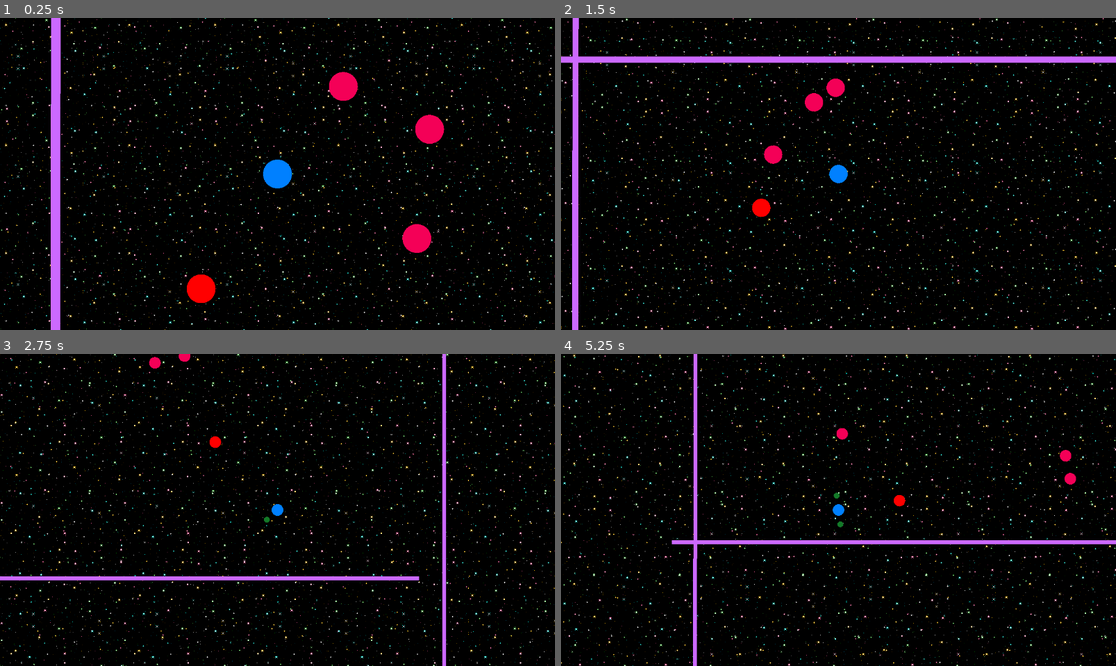
Above: before the commit, frames 1-4 (two rows, left to right).
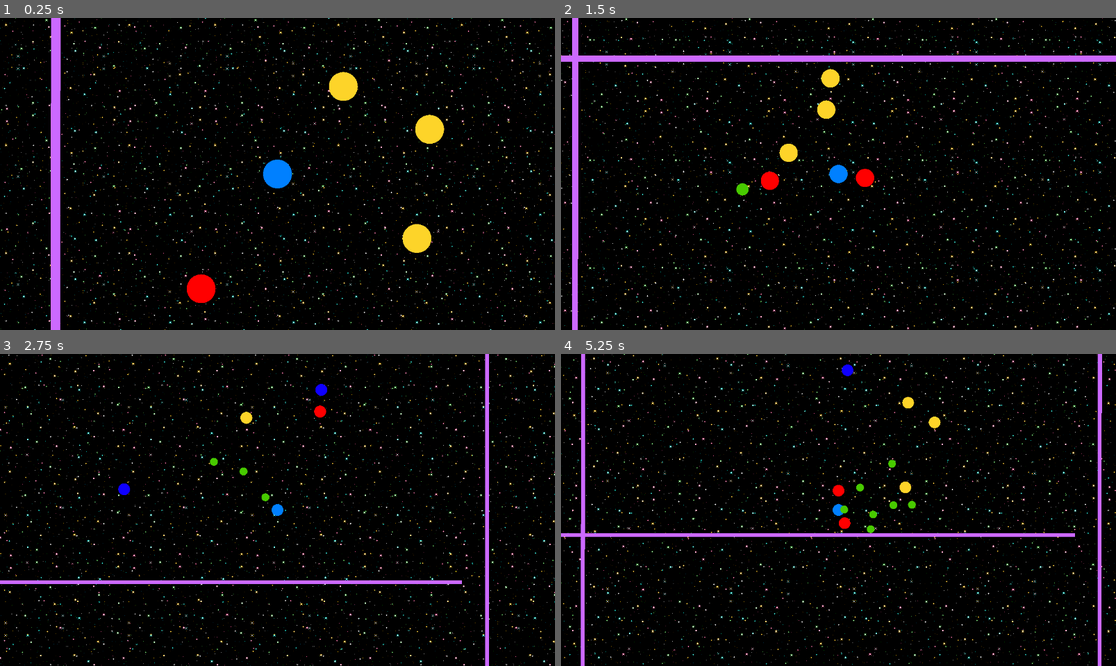
Above: after the commit, the same moments.

Repository: Neshri/godot-testing
Game: Godot game, scene res://main.tscn
Same seed, same stepped clock (60 frames per second), same inputs: the game is played once before the commit and once after it.
Inputs:
- Up to frame 1 (0.25 s): no input
- Up to frame 2 (1.5 s): tap Enter at 0.5 s; hold Right (ui_right) 0.53-1.28 s; tap E at 0.6 s; tap Q at 0.8, 1.35 s; hold Down (ui_down) from 1.28 s (still down)
- Up to frame 3 (2.75 s): tap E at 1.55, 2.1 s; release Down (ui_down) at 2.03 s; hold Right (ui_right) from 2.03 s (still down); tap Q at 2.3 s
- Up to frame 4 (5.25 s): release Right (ui_right) at 2.78 s; hold Up (ui_up) 2.78-3.53 s; tap Q at 2.85, 3.8, 4.35 s; tap E at 3.05, 3.6, 4.55, 5.1 s; hold Left (ui_left) 3.53-5.03 s; hold Down (ui_down) from 5.03 s (still down)

The runs differ from the first frame. In frame 1, 1.2% of the frame differs, in the area x 9-81%, y 17-92%; in frame 2, 7.2%; in frame 3, 10%; in frame 4, 12%, in the area x 0-100%, y 0-100%.

Commit message:
Added and implemented working swinging mass

Diff:
--- a/celestial_body.tscn
+++ b/celestial_body.tscn
@@ -11,6 +11,7 @@
 radius = 30.0167
 
 [node name="CelestialBody" type="RigidBody2D"]
+collision_mask = 15
 mass = 100.0
 physics_material_override = SubResource("PhysicsMaterial_pbhp0")
 script = ExtResource("1_pbhp0")
@@ -20,4 +21,4 @@
 
 [node name="Visuals" type="Node2D" parent="."]
 script = ExtResource("1_vuvvy")
-color = Color(0.955982, 0, 0.340177, 1)
+color = Color(0.989658, 0.831386, 0.160547, 1)
--- /dev/null
+++ b/custom_spring_mass.gd
@@ -0,0 +1,51 @@
+# custom_spring_mass.gd
+extends RigidBody2D
+
+# --- Public Properties ---
+@export var rest_length: float = 100.0
+@export var stiffness: float = 200.0
+@export var damping: float = 25.0
+@export var max_length: float = 150.0
+
+# --- NEW ---
+# The stiffness of the "force field" at the max_length boundary.
+# Make this MUCH higher than the normal stiffness.
+@export var max_length_stiffness: float = 2000.0
+
+# --- Private Variables ---
+var anchor_node: Node2D
+
+
+func _integrate_forces(state: PhysicsDirectBodyState2D):
+	if not is_instance_valid(anchor_node):
+		return
+
+	var anchor_pos = anchor_node.global_position
+	var my_pos = state.transform.origin
+	var offset_vector = my_pos - anchor_pos
+	var current_length = offset_vector.length()
+	var direction = offset_vector.normalized()
+
+	if direction == Vector2.ZERO:
+		return
+
+	# --- NEW: Force-Based Limit ---
+	# This logic now ADDs a force instead of overriding physics.
+	var boundary_force = Vector2.ZERO
+	if current_length > max_length:
+		var penetration_depth = current_length - max_length
+		# Calculate a powerful restoring force based on the penetration.
+		boundary_force = -direction * max_length_stiffness * penetration_depth
+
+	# --- UNCHANGED: Original Spring Logic ---
+	# This code now runs ALL THE TIME, as it should.
+	var displacement = current_length - rest_length
+	var spring_force_magnitude = -stiffness * displacement
+	var spring_force = direction * spring_force_magnitude
+
+	var my_velocity = state.linear_velocity
+	var velocity_along_spring = my_velocity.dot(direction)
+	var damping_force = -damping * velocity_along_spring * direction
+
+	# Apply ALL forces combined. The physics engine will resolve them.
+	state.apply_force(spring_force + damping_force + boundary_force)
--- a/main.tscn
+++ b/main.tscn
@@ -49,3 +49,9 @@
 
 [node name="SeekerEnemy" parent="." instance=ExtResource("5_lquwl")]
 position = Vector2(-167, 252)
+
+[node name="SeekerEnemy2" parent="." instance=ExtResource("5_lquwl")]
+position = Vector2(265, 816)
+
+[node name="SeekerEnemy3" parent="." instance=ExtResource("5_lquwl")]
+position = Vector2(662, 66)
--- a/orbital.gd
+++ b/orbital.gd
@@ -14,14 +14,6 @@
 var _current_velocity: Vector2 = Vector2.ZERO
 var _last_position: Vector2 = Vector2.ZERO
 
-# --- REVISED: MINIMAL PHYSICS PROCESS ---
-func _physics_process(delta: float):
-	# The orbital's ONLY job in physics_process is to calculate its own
-	# velocity so it can apply a correct impulse when it hits something.
-	# It no longer controls its own position.
-	if delta > 0:
-		_current_velocity = (self.global_position - _last_position) / delta
-	_last_position = self.global_position
 
 func _on_body_entered(body: Node2D):
 	# This collision logic is still valid, but needs the belt's velocity.
--- a/orbital_belt.gd
+++ b/orbital_belt.gd
@@ -1,20 +1,19 @@
-# OrbitalBelt.gd (Final Version)
+# OrbitalBelt.gd (Corrected with Global Space Physics)
 extends Node2D
 
-# Your excellent fix is now the standard: directly typed resource.
 @export var spring_parameters: SpringParameters
-
 @export var layers: Array[OrbitalLayer]
 @export var target_body_path: NodePath
 
 @export_group("Visuals")
-# How quickly the belt's orientation adapts to acceleration changes.
+# How quickly the belt's orientation adapts to acceleration.
 @export var effect_smoothing_speed: float = 6.0
 
 # --- PRIVATE STATE VARIABLES ---
 var target_body: RigidBody2D
 var _last_velocity: Vector2 = Vector2.ZERO
 var _smoothed_acceleration: Vector2 = Vector2.ZERO
+# This will now store each orbital's velocity in GLOBAL space.
 var _orbital_velocities: Array[Vector2] = []
 
 
@@ -27,66 +26,99 @@
 	if layers.is_empty():
 		push_error("OrbitalBelt has no layers configured! Disabling."); set_process(false); return
 	if spring_parameters == null:
-		push_error("SpringParameters resource is not assigned! Please create one in the Inspector. Disabling belt.")
+		push_error("SpringParameters resource is not assigned! Disabling belt.")
 		set_process(false); return
 
-	# Use the target's velocity for smoother startup
 	_last_velocity = target_body.linear_velocity
 	_rebalance_all_layers()
 
 
+# In OrbitalBelt.gd
+
 func _physics_process(delta: float):
 	if delta == 0: return
 
-	# --- 1. UPDATE BELT POSITION AND CALCULATE SMOOTHED ACCELERATION ---
-	self.global_position = target_body.global_position
-
+	# --- 1. SETUP: GET ACCELERATION, SET BELT POSITION ---
 	var current_velocity = target_body.linear_velocity
 	var acceleration = (current_velocity - _last_velocity) / delta
 	_last_velocity = current_velocity
 
-	# Lerp (smooth) the acceleration vector for a less jerky reaction
+	# Smooth the acceleration for a less jerky reaction
 	_smoothed_acceleration = _smoothed_acceleration.lerp(acceleration, 1.0 - exp(-delta * effect_smoothing_speed))
 
-	# --- 2. ROTATE THE ENTIRE BELT TO CREATE THE "SWING" EFFECT ---
-	# The belt now points away from the direction of acceleration, creating lag.
-	if _smoothed_acceleration.length_squared() > 0.1:
-		self.global_rotation = (-_smoothed_acceleration).angle()
+	# The belt follows the player but DOES NOT ROTATE. Its local space is stable.
+	self.global_position = target_body.global_position
 
-	# --- 3. UPDATE ORBITALS USING SIMULATED SPRING PHYSICS (WITHIN THE ROTATED BELT) ---
+	# --- 2. THE LOOP: CONSTANT ROTATION ANCHOR + INERTIAL FORCE ---
+	# Replace the for loop in _physics_process with this corrected version.
+
 	var orbital_index = 0
 	for layer_index in range(layers.size()):
 		var layer = layers[layer_index]
 		if layer.active_orbitals.is_empty(): continue
 
-		# Make sure your OrbitalLayer resource has a non-zero base_orbit_speed!
 		var base_speed = layer.base_orbit_speed * (-1.0 if layer_index % 2 != 0 else 1.0)
 
 		for orbital in layer.active_orbitals:
 			if not is_instance_valid(orbital): continue
 
-			# A. Calculate the rotating anchor point for the spring. This happens in the belt's LOCAL space.
+			# A. CONSTANT ROTATION ANCHOR: Unchanged.
 			orbital.current_angle += base_speed * delta
 			var anchor_point_local = Vector2.RIGHT.rotated(orbital.current_angle) * orbital.orbit_distance
 
-			# B. Calculate spring force
+			# --- THE FIX: Scale Spring and Damping forces by mass ---
+			# This ensures they are strong enough to counteract the inertial effect.
+
+			# B. SPRING FORCE: Pulls the orbital toward its anchor.
 			var displacement = orbital.position - anchor_point_local
-			var spring_force = -spring_parameters.stiffness * displacement
+			var spring_force = -spring_parameters.stiffness * displacement * orbital.mass # Multiplied by mass
 
-			# C. Calculate damping force
-			var damping_force = -spring_parameters.damping * _orbital_velocities[orbital_index]
+			# C. DAMPING FORCE: Slows the orbital's oscillation.
+			var damping_force = -spring_parameters.damping * _orbital_velocities[orbital_index] * orbital.mass # Multiplied by mass
 
-			# D. Update velocity and position
-			var total_force = spring_force + damping_force
-			var accel = total_force / orbital.mass
+			# D. INERTIAL FORCE: Pushes the orbital opposite to player acceleration.
+			var inertial_force = -_smoothed_acceleration * orbital.mass
 
-			_orbital_velocities[orbital_index] += accel * delta
+			# E. UPDATE: Combine forces and update local velocity and position.
+			# Because all forces are now proportional to mass, the mass cancels out,
+			# creating a stable system that is easy to tune.
+			var total_force = spring_force + damping_force + inertial_force
+			var local_accel = total_force / orbital.mass
+
+			_orbital_velocities[orbital_index] += local_accel * delta
 			orbital.position += _orbital_velocities[orbital_index] * delta
 
 			orbital_index += 1
 
 
-# --- All functions below this line are correct and do not need changes ---
+# --- Rebalance functions adjusted for global positioning ---
+
+func _rebalance_all_layers():
+	_orbital_velocities.clear()
+	var orbital_index = 0
+	for i in range(layers.size()):
+		var layer = layers[i]
+		var orbital_count = layer.active_orbitals.size()
+		if orbital_count == 0: continue
+
+		var angle_step = TAU / orbital_count
+		for j in range(orbital_count):
+			var orbital = layer.active_orbitals[j]
+			var target_angle = j * angle_step
+
+			_orbital_velocities.append(Vector2.ZERO)
+
+			if orbital.has_method("initialize"):
+				orbital.initialize(self, target_angle, layer.orbit_distance)
+				# Set the orbital's initial GLOBAL position correctly.
+				# We assume the belt starts with no rotation.
+				orbital.global_position = self.global_position + Vector2.RIGHT.rotated(target_angle) * layer.orbit_distance
+			else:
+				push_error("Orbital is missing initialize() method.")
+			orbital_index += 1
+
+
+# --- Other functions remain correct ---
 
 func add_orbital():
 	for i in range(layers.size()):
@@ -97,12 +129,19 @@
 			var new_orbital = layer.orbital_scene.instantiate()
 			add_child(new_orbital)
 			layer.active_orbitals.append(new_orbital)
-			_orbital_velocities.append(Vector2.ZERO)
+			# Rebalance will add the velocity and set the correct position.
 			_rebalance_layer(i)
 			return
 	print("All orbital shells are full.")
 
+func _get_shell_capacity(shell_index: int) -> int:
+	var n = shell_index + 1
+	return 2 * n * n
 
+func _rebalance_layer(layer_index: int):
+	_rebalance_all_layers()
+
+# remove_orbital() does not need to change.
 func remove_orbital():
 	var orbital_to_remove = null
 	var absolute_index = -1
@@ -127,33 +166,3 @@
 			orbital_to_remove.queue_free()
 
 		_rebalance_all_layers()
-
-
-func _get_shell_capacity(shell_index: int) -> int:
-	var n = shell_index + 1
-	return 2 * n * n
-
-
-func _rebalance_all_layers():
-	_orbital_velocities.clear()
-	for i in range(layers.size()):
-		var layer = layers[i]
-		var orbital_count = layer.active_orbitals.size()
-		if orbital_count == 0: continue
-
-		var angle_step = TAU / orbital_count
-		for j in range(orbital_count):
-			var orbital = layer.active_orbitals[j]
-			var target_angle = j * angle_step
-
-			_orbital_velocities.append(Vector2.ZERO)
-
-			if orbital.has_method("initialize"):
-				orbital.initialize(self, target_angle, layer.orbit_distance)
-				orbital.position = Vector2.RIGHT.rotated(target_angle) * layer.orbit_distance
-			else:
-				push_error("Orbital is missing initialize() method.")
-
-
-func _rebalance_layer(layer_index: int):
-	_rebalance_all_layers()
--- a/orbital_belt.tscn
+++ b/orbital_belt.tscn
@@ -7,29 +7,29 @@
 
 [sub_resource type="Resource" id="Resource_ws3wh"]
 script = ExtResource("2_8qjo1")
-stiffness = 20.0
-damping = 1.5
+stiffness = 10.0
+damping = 2.5
 metadata/_custom_type_script = "uid://cqitunurms1dd"
 
 [sub_resource type="Resource" id="Resource_2vg57"]
 script = ExtResource("2_f0x1a")
 orbital_scene = ExtResource("3_2vg57")
 orbit_distance = 75.0
-base_orbit_speed = 5.0
+base_orbit_speed = 3.0
 metadata/_custom_type_script = "uid://c0a72t5yyyat1"
 
 [sub_resource type="Resource" id="Resource_8qjo1"]
 script = ExtResource("2_f0x1a")
 orbital_scene = ExtResource("3_2vg57")
 orbit_distance = 150.0
-base_orbit_speed = 3.5
+base_orbit_speed = 2.0
 metadata/_custom_type_script = "uid://c0a72t5yyyat1"
 
 [sub_resource type="Resource" id="Resource_qiaco"]
 script = ExtResource("2_f0x1a")
 orbital_scene = ExtResource("3_2vg57")
 orbit_distance = 225.0
-base_orbit_speed = 2.5
+base_orbit_speed = 1.0
 metadata/_custom_type_script = "uid://c0a72t5yyyat1"
 
 [node name="OrbitalBelt" type="Node2D"]
--- a/player.gd
+++ b/player.gd
@@ -20,7 +20,7 @@
 
 @onready var camera: Camera2D = $Camera2D
 @onready var speed_label: Label = get_node("/root/Main/CanvasLayer/SpeedometerLabel")
-@onready var orbital_belt: Node = $OrbitalBelt
+#@onready var orbital_belt: Node = $OrbitalBelt
 
 #==============================================================================
 # --- BUILT-IN GODOT FUNCTIONS ---
@@ -35,8 +35,8 @@
 	else:
 		print("DIAGNOSTIC: SpeedometerLabel node found successfully.")
 
-	if not is_instance_valid(orbital_belt):
-		push_error("Player ERROR: Child node 'OrbitalBelt' not found!")
+	#if not is_instance_valid(orbital_belt):
+		#push_error("Player ERROR: Child node 'OrbitalBelt' not found!")
 
 
 func _physics_process(delta: float):
@@ -58,22 +58,22 @@
 
 # --- REVISED INPUT HANDLING ---
 # Simplified to two actions: add and remove.
-func _unhandled_input(event: InputEvent):
-	if not event is InputEventKey:
-		return
-
-	if event.pressed and not event.is_echo():
-
-		match event.keycode:
-
-			# Press E to add an orbital.
-			KEY_E:
-				if is_instance_valid(orbital_belt):
-					orbital_belt.add_orbital()
-				get_tree().get_root().set_input_as_handled()
-
-			# Press Q to remove an orbital.
-			KEY_Q:
-				if is_instance_valid(orbital_belt):
-					orbital_belt.remove_orbital()
-				get_tree().get_root().set_input_as_handled()
+#func _unhandled_input(event: InputEvent):
+	#if not event is InputEventKey:
+		#return
+#
+	#if event.pressed and not event.is_echo():
+		#
+		#match event.keycode:
+			#
+			## Press E to add an orbital.
+			#KEY_E:
+				#if is_instance_valid(orbital_belt):
+					#orbital_belt.add_orbital()
+				#get_tree().get_root().set_input_as_handled()
+#
+			## Press Q to remove an orbital.
+			#KEY_Q:
+				#if is_instance_valid(orbital_belt):
+					#orbital_belt.remove_orbital()
+				#get_tree().get_root().set_input_as_handled()
--- a/player.tscn
+++ b/player.tscn
@@ -2,7 +2,7 @@
 
 [ext_resource type="Script" uid="uid://dcmpnaf8dpw80" path="res://player.gd" id="1_onrkg"]
 [ext_resource type="Script" uid="uid://bv05yvc5vycgx" path="res://visuals.gd" id="2_onrkg"]
-[ext_resource type="PackedScene" uid="uid://c3wc5oxr7cbec" path="res://orbital_belt.tscn" id="3_i3pqv"]
+[ext_resource type="PackedScene" uid="uid://bkjnlcfelj50e" path="res://swinging_mass_belt.tscn" id="3_i3pqv"]
 
 [sub_resource type="PhysicsMaterial" id="PhysicsMaterial_i3pqv"]
 friction = 0.6
@@ -14,6 +14,8 @@
 [node name="PlayerRootNode" type="Node2D"]
 
 [node name="Player" type="RigidBody2D" parent="."]
+collision_layer = 2
+collision_mask = 11
 mass = 1000.0
 physics_material_override = SubResource("PhysicsMaterial_i3pqv")
 script = ExtResource("1_onrkg")
@@ -26,5 +28,5 @@
 
 [node name="Camera2D" type="Camera2D" parent="Player"]
 
-[node name="OrbitalBelt" parent="Player" instance=ExtResource("3_i3pqv")]
-target_body_path = NodePath("..")
+[node name="SwingingMassBelt" parent="Player" instance=ExtResource("3_i3pqv")]
+target_node = NodePath("..")
--- a/project.godot
+++ b/project.godot
@@ -15,6 +15,13 @@
 config/features=PackedStringArray("4.4", "GL Compatibility")
 config/icon="res://icon.svg"
 
+[layer_names]
+
+2d_physics/layer_1="world"
+2d_physics/layer_2="player"
+2d_physics/layer_3="player_weapon"
+2d_physics/layer_4="enemies"
+
 [physics]
 
 2d/default_gravity=0.0
--- a/seeker_enemy.tscn
+++ b/seeker_enemy.tscn
@@ -4,14 +4,17 @@
 [ext_resource type="Script" uid="uid://cchibugmp202j" path="res://seeker_enemy.gd" id="2_unis6"]
 
 [sub_resource type="CircleShape2D" id="CircleShape2D_unis6"]
-radius = 877.128
+radius = 593.008
 
 [node name="SeekerEnemy" type="Node2D"]
 script = ExtResource("2_unis6")
 
 [node name="CelestialBody" parent="." instance=ExtResource("1_04wi5")]
+collision_layer = 8
 
 [node name="DetectionArea" type="Area2D" parent="CelestialBody"]
+collision_layer = 8
+collision_mask = 7
 
 [node name="CollisionShape2D" type="CollisionShape2D" parent="CelestialBody/DetectionArea"]
 shape = SubResource("CircleShape2D_unis6")
--- /dev/null
+++ b/spring_controller.gd
@@ -0,0 +1,67 @@
+# SpringController.gd (Final, with Manual Sync)
+extends Node2D
+
+@export var weapon_scene: PackedScene
+
+@export_group("Spring Settings")
+# The length the spring wants to be.
+@export var rest_length: float = 100.0
+# How strong the spring is. Higher values = more rigid.
+@export var stiffness: float = 300.0
+# How much the spring resists bouncing. Higher values = less bounce.
+@export var damping: float = 5.0
+
+func _ready():
+	# --- 1. Validation ---
+	var anchor_node = get_parent()
+	if not anchor_node is StaticBody2D: # Checking for StaticBody2D now
+		push_error("SpringController's parent must be a StaticBody2D named 'SpringAnchor'! Disabling.")
+		set_process(false)
+		return
+
+	var player_body = anchor_node.get_parent()
+	if not player_body is RigidBody2D:
+		push_error("The SpringAnchor's parent must be a RigidBody2D (the player)! Disabling.")
+		set_process(false)
+		return
+
+	if weapon_scene == null:
+		push_error("Weapon Scene is not set in the SpringController! Disabling.")
+		set_process(false)
+		return
+
+	# Defer the setup to prevent "node is busy" errors.
+	call_deferred("_setup_spring_system")
+
+
+func _setup_spring_system():
+	var anchor_node = get_parent()
+	var player_body = anchor_node.get_parent()
+
+	# --- 2. Create the Weapon ---
+	var weapon_instance = weapon_scene.instantiate()
+	weapon_instance.global_position = player_body.global_position + Vector2.RIGHT * rest_length
+	get_tree().root.add_child(weapon_instance)
+
+	# --- 3. Create the Spring Joint ---
+	var spring_joint = DampedSpringJoint2D.new()
+
+	spring_joint.rest_length = rest_length
+	spring_joint.stiffness = stiffness
+	spring_joint.damping = damping
+
+	spring_joint.node_a = anchor_node.get_path()
+	spring_joint.node_b = weapon_instance.get_path()
+
+	# Add the joint to the root for stability.
+	get_tree().root.add_child(spring_joint)
+
+
+# --- THE FIX ---
+# This function runs every physics frame.
+func _physics_process(delta: float):
+	# We manually force the anchor's position to match the player's position.
+	# This guarantees the physics server knows exactly where the anchor is.
+	var anchor_node = get_parent()
+	var player_body = anchor_node.get_parent()
+	anchor_node.global_position = player_body.global_position
--- /dev/null
+++ b/swinging_mass.gd
@@ -0,0 +1,66 @@
+# movable_anchor.gd
+extends AnimatableBody2D
+
+## The node that this anchor should follow. Assign this in the Inspector.
+@export var target_node: NodePath
+
+## The swinging mass scene to spawn. Assign this in the Inspector.
+@export var swinging_mass_scene: PackedScene
+
+## The position where the new mass spawns, relative to the anchor.
+@export var spawn_offset: Vector2 = Vector2(0, 100) # <-- NEW: Added this line
+
+# A private variable to hold a direct reference to the target node for efficiency.
+var _target_reference: Node2D
+
+
+func _ready():
+	# This function runs once when the node enters the scene tree.
+	# We get the actual node from the NodePath and store it.
+	if not target_node.is_empty():
+		_target_reference = get_node(target_node)
+
+	# A safety check to ensure you've assigned the target in the editor.
+	if not _target_reference:
+		push_error("Target node not assigned or found for MovableAnchor. Please assign it in the Inspector.")
+
+
+func _unhandled_input(event: InputEvent):
+	# Listen for a specific key press.
+	# We check if the event is a key event, if the key is 'E', and if it's being pressed down.
+	if event is InputEventKey and event.keycode == KEY_E and event.pressed:
+		# Call the function to add a new mass and mark the event as handled.
+		add_swinging_mass()
+		get_viewport().set_input_as_handled()
+
+
+func _physics_process(delta):
+	# This function runs every physics frame.
+	# We only proceed if the target reference is valid.
+	if _target_reference:
+		# Set this anchor's global position to the target's global position.
+		global_position = _target_reference.global_position
+
+
+func add_swinging_mass():
+	if not swinging_mass_scene:
+		push_error("Cannot add swinging mass because the scene has not been assigned in the Inspector.")
+		return
+
+	# 1. Instantiate the new scene. Its root is the RigidBody2D itself.
+	var mass_body = swinging_mass_scene.instantiate()
+
+	if not mass_body is RigidBody2D:
+		push_error("Spawned scene's root is not a RigidBody2D.")
+		mass_body.queue_free()
+		return
+
+	# 2. Add it to the tree as a child of the main scene, NOT the belt.
+	#    This prevents weird physics interactions with the AnimatableBody2D.
+	get_tree().root.add_child(mass_body)
+
+	# 3. Configure the new mass.
+	#    Set its spawn position.
+	mass_body.global_position = self.global_position + spawn_offset
+	#    Link its anchor_node variable directly to this belt.
+	mass_body.anchor_node = self
--- /dev/null
+++ b/swinging_mass.tscn
@@ -0,0 +1,29 @@
+[gd_scene load_steps=5 format=3 uid="uid://0pf73s1276wb"]
+
+[ext_resource type="Script" uid="uid://yjuapp3718ug" path="res://custom_spring_mass.gd" id="1_7unch"]
+[ext_resource type="Script" uid="uid://bv05yvc5vycgx" path="res://visuals.gd" id="2_k3ud8"]
+
+[sub_resource type="PhysicsMaterial" id="PhysicsMaterial_k3ud8"]
+friction = 0.5
+bounce = 1.0
+
+[sub_resource type="CircleShape2D" id="CircleShape2D_k3ud8"]
+radius = 20.0
+
+[node name="CustomSpringMass" type="RigidBody2D"]
+collision_layer = 4
+collision_mask = 13
+mass = 100.0
+physics_material_override = SubResource("PhysicsMaterial_k3ud8")
+script = ExtResource("1_7unch")
+rest_length = 40.0
+stiffness = 500.0
+max_length = 200.0
+
+[node name="CollisionShape2D" type="CollisionShape2D" parent="."]
+shape = SubResource("CircleShape2D_k3ud8")
+
+[node name="Visuals" type="Node2D" parent="."]
+script = ExtResource("2_k3ud8")
+radius = 20.0
+color = Color(0.283771, 0.792735, 0, 1)
--- /dev/null
+++ b/swinging_mass_belt.tscn
@@ -0,0 +1,9 @@
+[gd_scene load_steps=3 format=3 uid="uid://bkjnlcfelj50e"]
+
+[ext_resource type="Script" uid="uid://4bsubf47uwmr" path="res://swinging_mass.gd" id="1_toe7k"]
+[ext_resource type="PackedScene" uid="uid://0pf73s1276wb" path="res://swinging_mass.tscn" id="2_ad44r"]
+
+[node name="SwingingMassBelt" type="AnimatableBody2D"]
+script = ExtResource("1_toe7k")
+target_node = NodePath(".")
+swinging_mass_scene = ExtResource("2_ad44r")
Not shown, added: custom_spring_mass.gd.uid
Not shown, added: spring_controller.gd.uid
Not shown, added: swinging_mass.gd.uid
